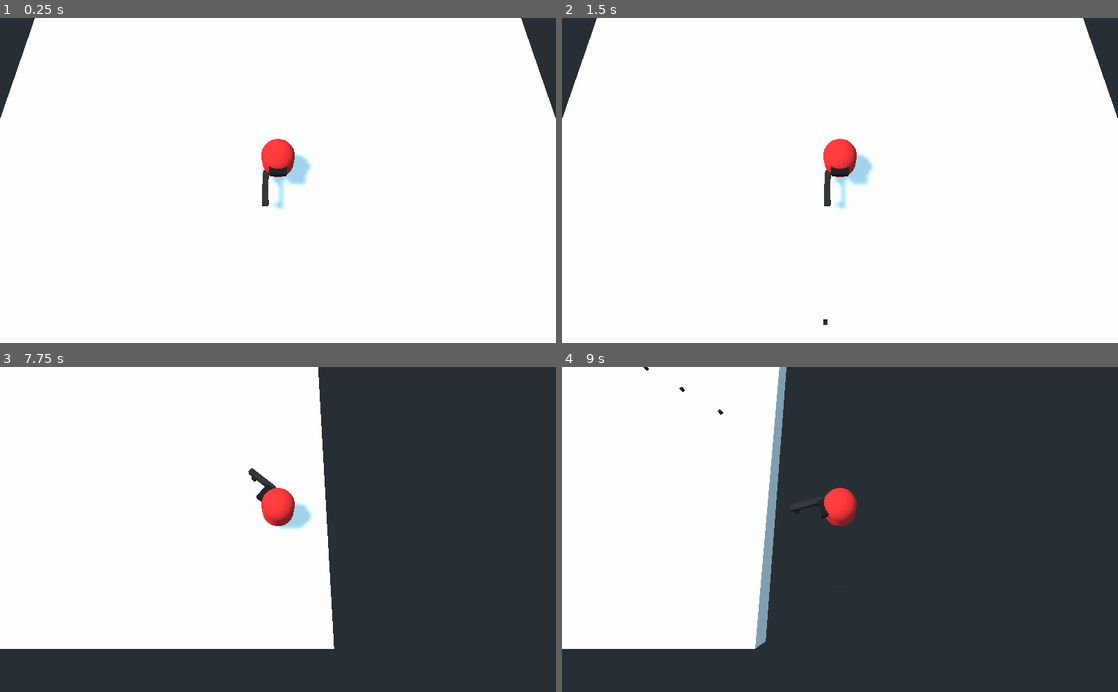
Above: before the commit, frames 1-4 (two rows, left to right).
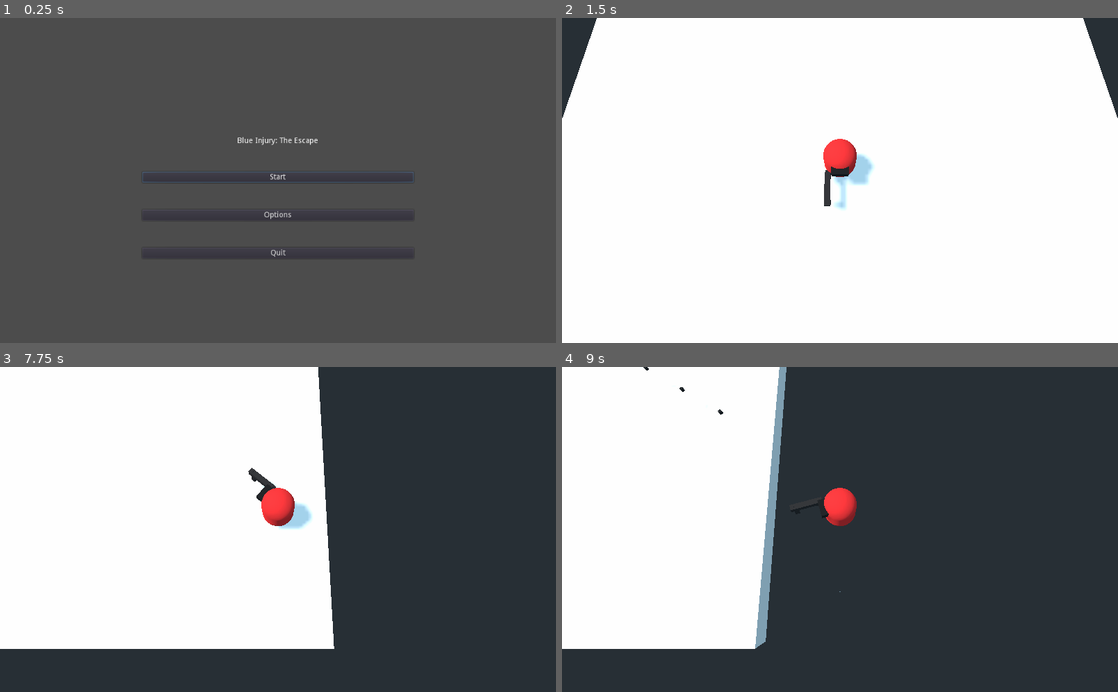
Above: after the commit, the same moments.

Repository: Chch270/Blue-Injury-The-Escape
Game: Godot game, scene res://menu.tscn
Same seed, same stepped clock (60 frames per second), same inputs: the game is played once before the commit and once after it. Before the commit the project starts from res://MainScene.tscn.
Inputs (mouse positions are in pixels of both pictures, inside the frame that each line leads up to):
- Up to frame 1 (0.25 s): no input
- Up to frame 2 (1.5 s): click (840, 216) at 0.5 s, where only the run after the commit has a clickable "Options"; click (840, 177) at 1.25 s, where only the run after the commit has a clickable "Start"
- Up to frame 3 (7.75 s): tap Enter at 2 s; move the mouse to (400, 513) at 2.02 s; press the mouse at (400, 513) at 2.03 s; hold D 2.03-2.78 s; move the mouse to (166, 545) at 2.77 s; release the mouse at (166, 545) at 2.78 s; hold S 2.78-3.53 s; tap Q at 2.85, 5.85 s; move the mouse to (333, 458) at 3.52 s; hold Z 3.53-4.28 s; hold D 3.53-5.03 s; move the mouse to (250, 594) at 4.27 s; tap R at 4.35, 7.35 s; move the mouse to (444, 578) at 5.02 s; press the mouse at (444, 578) at 5.03 s; hold S 5.03-7.28 s; move the mouse to (111, 480) at 5.77 s; release the mouse at (111, 480) at 5.78 s; move the mouse to (305, 529) at 6.52 s; hold Z 6.53-7.28 s; tap Space at 7.25 s; move the mouse to (194, 448) at 7.27 s; hold D from 7.28 s (still down)
- Up to frame 4 (9 s): keep holding D; move the mouse to (962, 513) at 8.02 s; press the mouse at (962, 513) at 8.03 s; move the mouse to (728, 545) at 8.77 s; release the mouse at (728, 545) at 8.78 s; tap Q at 8.85 s

The runs differ from the first frame. In frame 1, 100% of the frame differs, in the area x 0-100%, y 0-100%; in frame 2, less than 0.1%; in frame 3, less than 0.1%; in frame 4, nothing differs.

Commit message:
Add basic menu

Diff:
--- /dev/null
+++ b/SettingsMenu.gd
@@ -0,0 +1,5 @@
+extends Popup
+
+# Called when the node enters the scene tree for the first time.
+func _ready():
+	popup_centered()
--- /dev/null
+++ b/SettingsMenu.tscn
@@ -0,0 +1,374 @@
+[gd_scene load_steps=2 format=2]
+
+[ext_resource path="res://SettingsMenu.gd" type="Script" id=1]
+
+[node name="SettingsMenu" type="Popup"]
+anchor_left = 0.5
+anchor_top = 0.5
+anchor_right = 0.5
+anchor_bottom = 0.5
+margin_left = -460.0
+margin_top = -295.0
+margin_right = 460.0
+margin_bottom = 295.0
+rect_min_size = Vector2( 920, 590 )
+script = ExtResource( 1 )
+
+[node name="Background" type="ColorRect" parent="."]
+anchor_right = 1.0
+anchor_bottom = 1.0
+color = Color( 0.403922, 0.403922, 0.403922, 1 )
+
+[node name="SettingTab" type="TabContainer" parent="."]
+anchor_right = 1.0
+anchor_bottom = 1.0
+tab_align = 0
+
+[node name="Video" type="Tabs" parent="SettingTab"]
+anchor_right = 1.0
+anchor_bottom = 1.0
+margin_left = 4.0
+margin_top = 32.0
+margin_right = -4.0
+margin_bottom = -4.0
+
+[node name="MarginContainer" type="MarginContainer" parent="SettingTab/Video"]
+anchor_right = 1.0
+anchor_bottom = 1.0
+custom_constants/margin_right = 25
+custom_constants/margin_top = 25
+custom_constants/margin_left = 25
+custom_constants/margin_bottom = 25
+
+[node name="VideoSettings" type="GridContainer" parent="SettingTab/Video/MarginContainer"]
+margin_left = 25.0
+margin_top = 25.0
+margin_right = 887.0
+margin_bottom = 529.0
+custom_constants/vseparation = 25
+columns = 2
+
+[node name="DispModeLab" type="Label" parent="SettingTab/Video/MarginContainer/VideoSettings"]
+margin_top = 3.0
+margin_right = 88.0
+margin_bottom = 17.0
+text = "Display mode"
+
+[node name="DispOptBtn" type="OptionButton" parent="SettingTab/Video/MarginContainer/VideoSettings"]
+margin_left = 766.0
+margin_right = 862.0
+margin_bottom = 20.0
+size_flags_horizontal = 10
+text = "Windowed"
+items = [ "Windowed", null, false, 0, null, "Fullscreen", null, false, 1, null ]
+selected = 0
+
+[node name="VsyncModeLab" type="Label" parent="SettingTab/Video/MarginContainer/VideoSettings"]
+margin_top = 58.0
+margin_right = 88.0
+margin_bottom = 72.0
+text = "Vsync"
+
+[node name="VsyncBtn" type="CheckButton" parent="SettingTab/Video/MarginContainer/VideoSettings"]
+margin_left = 786.0
+margin_top = 45.0
+margin_right = 862.0
+margin_bottom = 85.0
+size_flags_horizontal = 10
+
+[node name="DispFpsLab" type="Label" parent="SettingTab/Video/MarginContainer/VideoSettings"]
+margin_top = 123.0
+margin_right = 88.0
+margin_bottom = 137.0
+text = "Display FPS"
+
+[node name="DispFpsBtn" type="CheckButton" parent="SettingTab/Video/MarginContainer/VideoSettings"]
+margin_left = 786.0
+margin_top = 110.0
+margin_right = 862.0
+margin_bottom = 150.0
+size_flags_horizontal = 10
+
+[node name="MaxFpsLab" type="Label" parent="SettingTab/Video/MarginContainer/VideoSettings"]
+margin_top = 176.0
+margin_right = 88.0
+margin_bottom = 190.0
+text = "Max FPS"
+
+[node name="FpsContainer" type="HBoxContainer" parent="SettingTab/Video/MarginContainer/VideoSettings"]
+margin_left = 414.0
+margin_top = 175.0
+margin_right = 862.0
+margin_bottom = 191.0
+size_flags_horizontal = 10
+
+[node name="MinFpsVal" type="Label" parent="SettingTab/Video/MarginContainer/VideoSettings/FpsContainer"]
+margin_top = 1.0
+margin_right = 16.0
+margin_bottom = 15.0
+text = "30"
+
+[node name="MaxFpsSlider" type="HSlider" parent="SettingTab/Video/MarginContainer/VideoSettings/FpsContainer"]
+margin_left = 20.0
+margin_right = 420.0
+margin_bottom = 16.0
+rect_min_size = Vector2( 400, 0 )
+size_flags_horizontal = 10
+min_value = 30.0
+max_value = 120.0
+step = 30.0
+value = 60.0
+
+[node name="MaxFpsVal" type="Label" parent="SettingTab/Video/MarginContainer/VideoSettings/FpsContainer"]
+margin_left = 424.0
+margin_top = 1.0
+margin_right = 448.0
+margin_bottom = 15.0
+text = "120"
+
+[node name="BloomLab" type="Label" parent="SettingTab/Video/MarginContainer/VideoSettings"]
+margin_top = 229.0
+margin_right = 88.0
+margin_bottom = 243.0
+text = "Bloom"
+
+[node name="BloomBtn" type="CheckButton" parent="SettingTab/Video/MarginContainer/VideoSettings"]
+margin_left = 786.0
+margin_top = 216.0
+margin_right = 862.0
+margin_bottom = 256.0
+size_flags_horizontal = 10
+
+[node name="BrightnessVal" type="Label" parent="SettingTab/Video/MarginContainer/VideoSettings"]
+margin_top = 282.0
+margin_right = 88.0
+margin_bottom = 296.0
+text = "Brightness"
+
+[node name="BrightnessContainer" type="HBoxContainer" parent="SettingTab/Video/MarginContainer/VideoSettings"]
+margin_left = 438.0
+margin_top = 281.0
+margin_right = 862.0
+margin_bottom = 297.0
+size_flags_horizontal = 10
+
+[node name="MinBrightnessVal2" type="Label" parent="SettingTab/Video/MarginContainer/VideoSettings/BrightnessContainer"]
+margin_top = 1.0
+margin_right = 8.0
+margin_bottom = 15.0
+text = "0"
+
+[node name="BrightnessSlider" type="HSlider" parent="SettingTab/Video/MarginContainer/VideoSettings/BrightnessContainer"]
+margin_left = 12.0
+margin_right = 412.0
+margin_bottom = 16.0
+rect_min_size = Vector2( 400, 0 )
+size_flags_horizontal = 10
+max_value = 2.0
+step = 0.1
+value = 1.0
+
+[node name="MaxBrightnessVal" type="Label" parent="SettingTab/Video/MarginContainer/VideoSettings/BrightnessContainer"]
+margin_left = 416.0
+margin_top = 1.0
+margin_right = 424.0
+margin_bottom = 15.0
+size_flags_horizontal = 10
+text = "2"
+
+[node name="Audio" type="Tabs" parent="SettingTab"]
+visible = false
+anchor_right = 1.0
+anchor_bottom = 1.0
+margin_left = 4.0
+margin_top = 32.0
+margin_right = -4.0
+margin_bottom = -4.0
+
+[node name="MarginContainer" type="MarginContainer" parent="SettingTab/Audio"]
+anchor_right = 1.0
+anchor_bottom = 1.0
+custom_constants/margin_right = 25
+custom_constants/margin_top = 25
+custom_constants/margin_left = 25
+custom_constants/margin_bottom = 25
+
+[node name="AudioSettings" type="GridContainer" parent="SettingTab/Audio/MarginContainer"]
+margin_left = 25.0
+margin_top = 25.0
+margin_right = 887.0
+margin_bottom = 529.0
+custom_constants/vseparation = 25
+columns = 2
+
+[node name="MasterVolLab" type="Label" parent="SettingTab/Audio/MarginContainer/AudioSettings"]
+margin_top = 1.0
+margin_right = 96.0
+margin_bottom = 15.0
+text = "Master volume"
+
+[node name="MasterContainer" type="HBoxContainer" parent="SettingTab/Audio/MarginContainer/AudioSettings"]
+margin_left = 425.0
+margin_right = 862.0
+margin_bottom = 16.0
+size_flags_horizontal = 10
+
+[node name="MinBrightnessVal2" type="Label" parent="SettingTab/Audio/MarginContainer/AudioSettings/MasterContainer"]
+margin_top = 1.0
+margin_right = 21.0
+margin_bottom = 15.0
+text = "-50"
+
+[node name="BrightnessSlider" type="HSlider" parent="SettingTab/Audio/MarginContainer/AudioSettings/MasterContainer"]
+margin_left = 25.0
+margin_right = 425.0
+margin_bottom = 16.0
+rect_min_size = Vector2( 400, 0 )
+size_flags_horizontal = 10
+min_value = -50.0
+max_value = 0.0
+value = -10.0
+
+[node name="MaxBrightnessVal" type="Label" parent="SettingTab/Audio/MarginContainer/AudioSettings/MasterContainer"]
+margin_left = 429.0
+margin_top = 1.0
+margin_right = 437.0
+margin_bottom = 15.0
+size_flags_horizontal = 10
+text = "0"
+
+[node name="MusicVolLab" type="Label" parent="SettingTab/Audio/MarginContainer/AudioSettings"]
+margin_top = 42.0
+margin_right = 96.0
+margin_bottom = 56.0
+text = "Music volume"
+
+[node name="MusicContainer" type="HBoxContainer" parent="SettingTab/Audio/MarginContainer/AudioSettings"]
+margin_left = 425.0
+margin_top = 41.0
+margin_right = 862.0
+margin_bottom = 57.0
+size_flags_horizontal = 10
+
+[node name="MinBrightnessVal2" type="Label" parent="SettingTab/Audio/MarginContainer/AudioSettings/MusicContainer"]
+margin_top = 1.0
+margin_right = 21.0
+margin_bottom = 15.0
+text = "-50"
+
+[node name="BrightnessSlider" type="HSlider" parent="SettingTab/Audio/MarginContainer/AudioSettings/MusicContainer"]
+margin_left = 25.0
+margin_right = 425.0
+margin_bottom = 16.0
+rect_min_size = Vector2( 400, 0 )
+size_flags_horizontal = 10
+min_value = -50.0
+max_value = 0.0
+value = -10.0
+
+[node name="MaxBrightnessVal" type="Label" parent="SettingTab/Audio/MarginContainer/AudioSettings/MusicContainer"]
+margin_left = 429.0
+margin_top = 1.0
+margin_right = 437.0
+margin_bottom = 15.0
+size_flags_horizontal = 10
+text = "0"
+
+[node name="SfxVolLab" type="Label" parent="SettingTab/Audio/MarginContainer/AudioSettings"]
+margin_top = 83.0
+margin_right = 96.0
+margin_bottom = 97.0
+text = "SFX volume"
+
+[node name="SfxContainer" type="HBoxContainer" parent="SettingTab/Audio/MarginContainer/AudioSettings"]
+margin_left = 425.0
+margin_top = 82.0
+margin_right = 862.0
+margin_bottom = 98.0
+size_flags_horizontal = 10
+
+[node name="MinBrightnessVal2" type="Label" parent="SettingTab/Audio/MarginContainer/AudioSettings/SfxContainer"]
+margin_top = 1.0
+margin_right = 21.0
+margin_bottom = 15.0
+text = "-50"
+
+[node name="BrightnessSlider" type="HSlider" parent="SettingTab/Audio/MarginContainer/AudioSettings/SfxContainer"]
+margin_left = 25.0
+margin_right = 425.0
+margin_bottom = 16.0
+rect_min_size = Vector2( 400, 0 )
+size_flags_horizontal = 10
+min_value = -50.0
+max_value = 0.0
+value = -10.0
+
+[node name="MaxBrightnessVal" type="Label" parent="SettingTab/Audio/MarginContainer/AudioSettings/SfxContainer"]
+margin_left = 429.0
+margin_top = 1.0
+margin_right = 437.0
+margin_bottom = 15.0
+size_flags_horizontal = 10
+text = "0"
+
+[node name="Gameplay" type="Tabs" parent="SettingTab"]
+visible = false
+anchor_right = 1.0
+anchor_bottom = 1.0
+margin_left = 4.0
+margin_top = 32.0
+margin_right = -4.0
+margin_bottom = -4.0
+
+[node name="MarginContainer" type="MarginContainer" parent="SettingTab/Gameplay"]
+anchor_right = 1.0
+anchor_bottom = 1.0
+custom_constants/margin_right = 25
+custom_constants/margin_top = 25
+custom_constants/margin_left = 25
+custom_constants/margin_bottom = 25
+
+[node name="GameplaySettings" type="GridContainer" parent="SettingTab/Gameplay/MarginContainer"]
+margin_left = 25.0
+margin_top = 25.0
+margin_right = 887.0
+margin_bottom = 529.0
+custom_constants/vseparation = 25
+columns = 2
+
+[node name="MouseSensiLab" type="Label" parent="SettingTab/Gameplay/MarginContainer/GameplaySettings"]
+margin_top = 1.0
+margin_right = 113.0
+margin_bottom = 15.0
+text = "Mouse sensitivity"
+
+[node name="MouseSensiContainer" type="HBoxContainer" parent="SettingTab/Gameplay/MarginContainer/GameplaySettings"]
+margin_left = 418.0
+margin_right = 862.0
+margin_bottom = 16.0
+size_flags_horizontal = 10
+
+[node name="MinMouseSensiVal" type="Label" parent="SettingTab/Gameplay/MarginContainer/GameplaySettings/MouseSensiContainer"]
+margin_top = 1.0
+margin_right = 28.0
+margin_bottom = 15.0
+text = "0.05"
+
+[node name="MouseSensiSlider" type="HSlider" parent="SettingTab/Gameplay/MarginContainer/GameplaySettings/MouseSensiContainer"]
+margin_left = 32.0
+margin_right = 432.0
+margin_bottom = 16.0
+rect_min_size = Vector2( 400, 0 )
+size_flags_horizontal = 10
+min_value = 0.05
+max_value = 3.0
+step = 0.01
+value = 0.1
+
+[node name="MaxMouseSensiVal" type="Label" parent="SettingTab/Gameplay/MarginContainer/GameplaySettings/MouseSensiContainer"]
+margin_left = 436.0
+margin_top = 1.0
+margin_right = 444.0
+margin_bottom = 15.0
+size_flags_horizontal = 10
+text = "3"
--- /dev/null
+++ b/menu.gd
@@ -0,0 +1,22 @@
+extends Control
+
+# Called when the node enters the scene tree for the first time.
+func _ready():
+	$VBoxContainer/StartButton.grab_focus()
+
+
+# Called every frame. 'delta' is the elapsed time since the previous frame.
+#func _process(delta):
+#	pass
+
+
+func _on_StartButton_pressed():
+	get_tree().change_scene("res://MainScene.tscn")
+
+
+func _on_OptionsMenu_pressed():
+	pass
+
+
+func _on_ExitButton_pressed():
+	get_tree().quit()
--- /dev/null
+++ b/menu.tscn
@@ -0,0 +1,50 @@
+[gd_scene load_steps=2 format=2]
+
+[ext_resource path="res://menu.gd" type="Script" id=1]
+
+[node name="Menu" type="Control"]
+anchor_right = 1.0
+anchor_bottom = 1.0
+script = ExtResource( 1 )
+
+[node name="VBoxContainer" type="VBoxContainer" parent="."]
+anchor_left = 0.5
+anchor_top = 0.5
+anchor_right = 0.5
+anchor_bottom = 0.5
+margin_left = -250.0
+margin_top = -80.0
+margin_right = 250.0
+margin_bottom = 80.0
+rect_min_size = Vector2( 500, 0 )
+custom_constants/separation = 50
+
+[node name="TitleGame" type="Label" parent="VBoxContainer"]
+margin_right = 500.0
+margin_bottom = 14.0
+text = "Blue Injury: The Escape"
+align = 1
+
+[node name="StartButton" type="Button" parent="VBoxContainer"]
+margin_top = 64.0
+margin_right = 500.0
+margin_bottom = 84.0
+focus_neighbour_top = NodePath("../ExitButton")
+text = "Start"
+
+[node name="OptionsMenu" type="Button" parent="VBoxContainer"]
+margin_top = 134.0
+margin_right = 500.0
+margin_bottom = 154.0
+text = "Options"
+
+[node name="ExitButton" type="Button" parent="VBoxContainer"]
+margin_top = 204.0
+margin_right = 500.0
+margin_bottom = 224.0
+focus_neighbour_bottom = NodePath("../StartButton")
+text = "Quit"
+
+[connection signal="pressed" from="VBoxContainer/StartButton" to="." method="_on_StartButton_pressed"]
+[connection signal="pressed" from="VBoxContainer/OptionsMenu" to="." method="_on_OptionsMenu_pressed"]
+[connection signal="pressed" from="VBoxContainer/ExitButton" to="." method="_on_ExitButton_pressed"]
--- a/project.godot
+++ b/project.godot
@@ -11,7 +11,7 @@
 [application]
 
 config/name="Blue- Injury- The- Escape"
-run/main_scene="res://MainScene.tscn"
+run/main_scene="res://menu.tscn"
 config/icon="res://icon.png"
 
 [gui]
